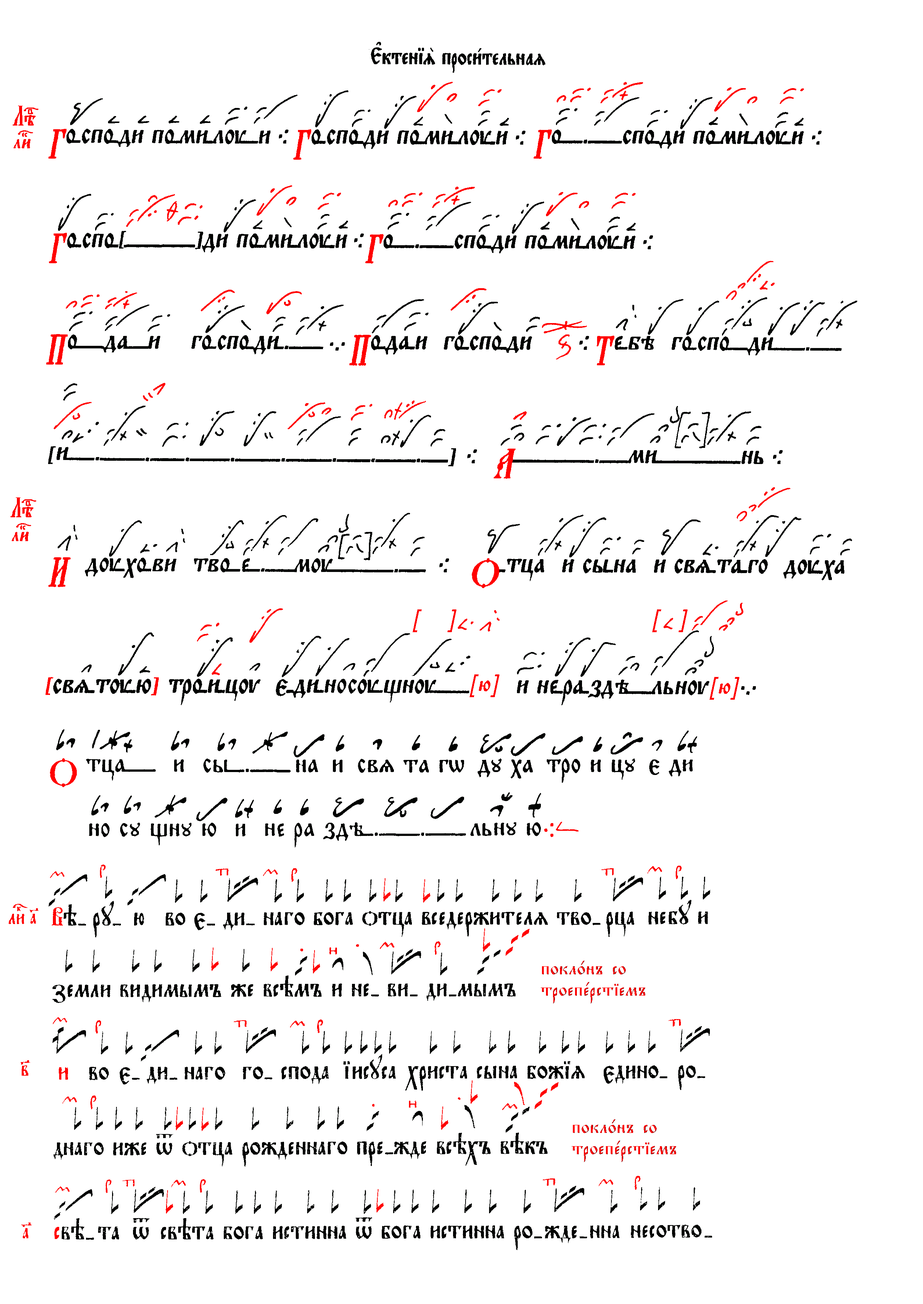
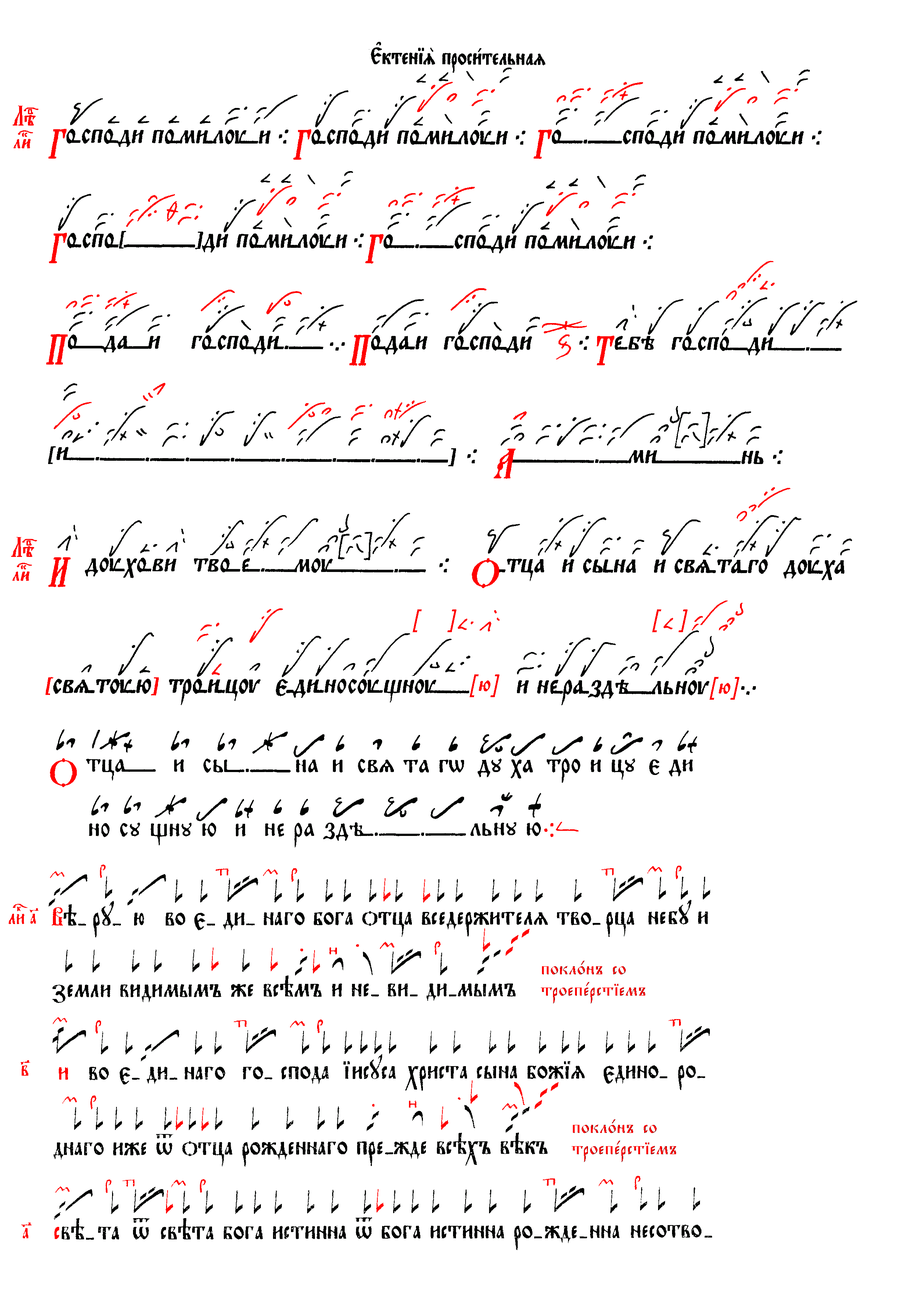
Layer changes from the first 923 x 1304 image to the second:
painted on "Червила" over [10, 88, 804, 581]
painted on "Чернила" over [260, 67, 810, 231]
